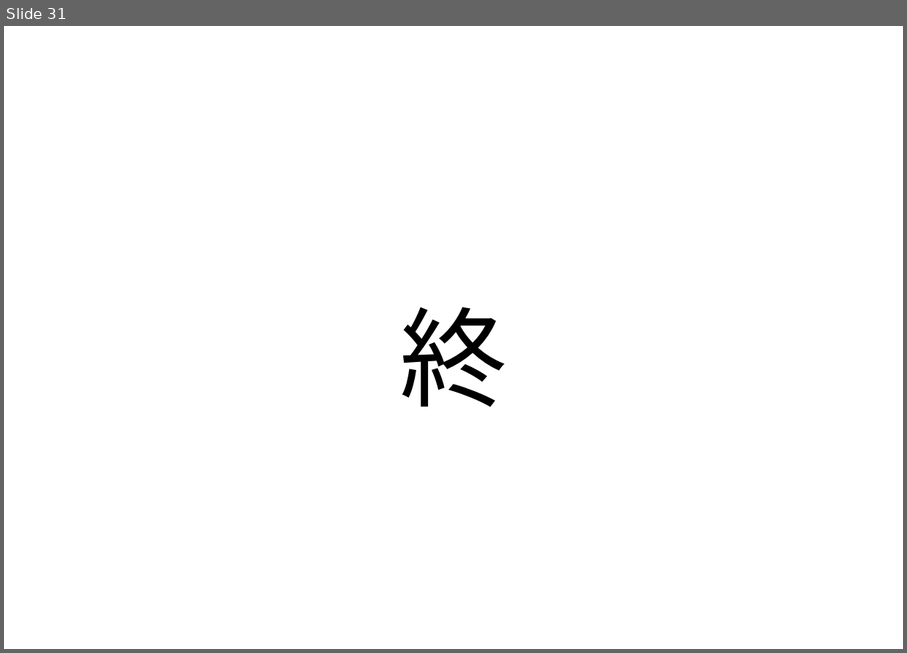
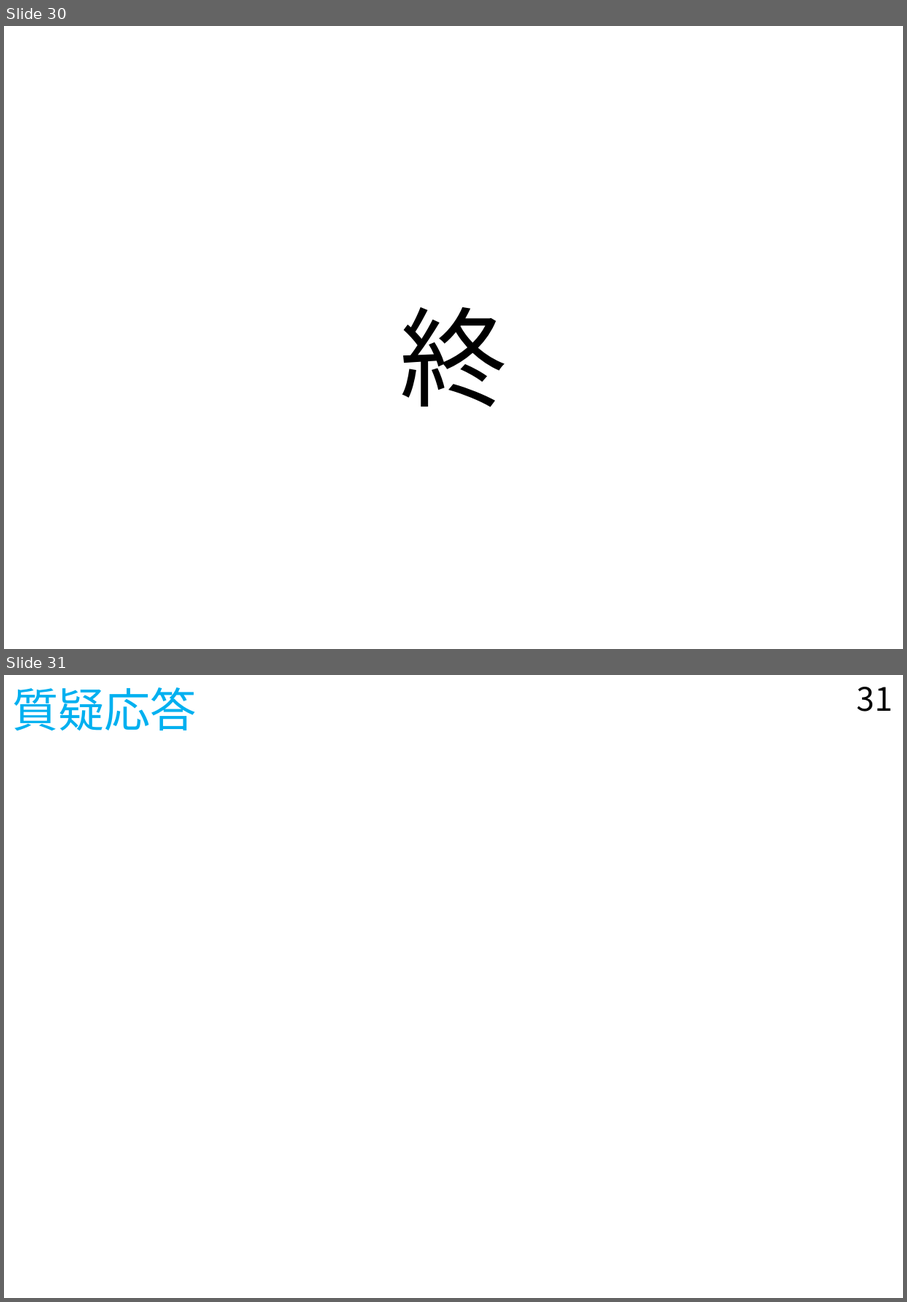
Before and after one commit to Y-teraya/Y-teraya.github.io, a slide deck: EM03/EM03_slide.pptx. Shown one above the other, each under a label of ours: slide 31 before the commit, slides 30 and 31 after it. The pictures are 907x653 and 907x1302 pixels, drawn with LibreOffice and Linux fonts; fonts in the diff are those of the drawing; background and template pictures are left out. Boxes give left, top, right and bottom in pixels: in the first picture for what was removed or moved away, otherwise in the second. Text is boxed around its words. In the diff, an @@ line names an element or a change of style, - is before the commit and + after.

```diff
--- a/EM03/EM03_slide.pptx
+++ b/EM03/EM03_slide.pptx
@@ slide 31 added at (x1=4, y1=675, x2=903, y2=1298), background picture (left out) @@
@@ title added at (x1=12, y1=687, x2=197, y2=730), 40 pt, text #00B0F0 @@
+質疑応答
@@ page number added at (x1=857, y1=687, x2=893, y2=711), 28 pt, text #000000 @@
+31
@@ what was slide 31 is now slide 30 @@
```
Also in this commit, not shown: 4 slides changed, 1 slide removed, 3 other files.
